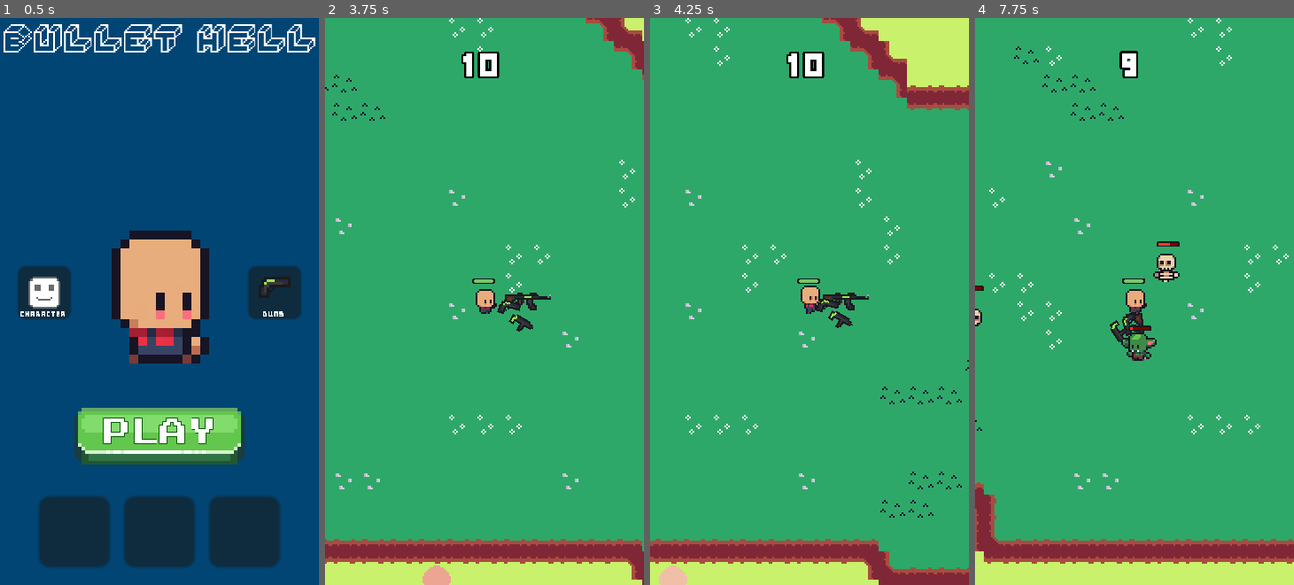
Above: before the commit, frames 1-4 (left to right).
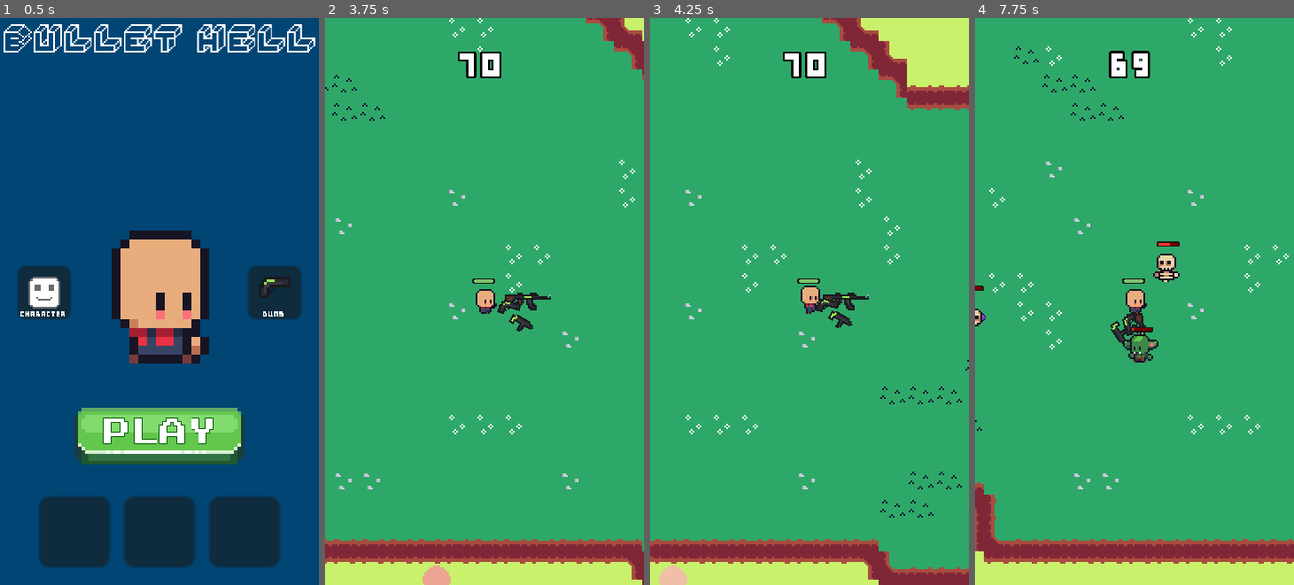
Above: after the commit, the same moments.

Repository: TrojanB/bullet_hell
Game: Godot game, scene res://scenes/menu.tscn
Same seed, same stepped clock (60 frames per second), same inputs: the game is played once before the commit and once after it.
Inputs:
- Up to frame 1 (0.5 s): no input
- Up to frame 2 (3.75 s): click "PLAY" at 0.5 s; click "PLAY" at 1.25 s; hold D (walk_right) 2.03-2.78 s; hold S (walk_down) 2.78-3.53 s; hold D (walk_right) from 3.53 s (still down)
- Up to frame 3 (4.25 s): keep holding D (walk_right)
- Up to frame 4 (7.75 s): release D (walk_right) at 4.28 s; hold W (walk_up) 4.28-5.03 s; hold A (walk_left) 5.03-6.53 s; hold S (walk_down) 6.53-7.28 s; hold D (walk_right) from 7.28 s (still down)

Frame 1 is identical in both runs. In frame 2, 0.3% of the frame differs, in the area x 41-56%, y 5-11%; in frame 3, 0.3%; in frame 4, 1.0%, in the area x 1-58%, y 5-61%.

Commit message:
DIAMONDS

Diff:
--- a/Player/player.gd
+++ b/Player/player.gd
@@ -70,3 +70,6 @@
 	label_animation_finished = true
 	if level.has_method("start_spawning"):
 		level.start_spawning()
+
+func is_player():
+	return true
--- a/Player/player.tscn
+++ b/Player/player.tscn
@@ -188,6 +188,9 @@
 
 [sub_resource type="CircleShape2D" id="CircleShape2D_al2ng"]
 
+[sub_resource type="CircleShape2D" id="CircleShape2D_hr0ur"]
+radius = 13.0384
+
 [sub_resource type="Animation" id="Animation_2da0b"]
 length = 0.001
 tracks/0/type = "value"
@@ -256,7 +259,7 @@
 }
 
 [node name="Player" type="CharacterBody2D"]
-collision_mask = 3
+collision_mask = 7
 motion_mode = 1
 script = ExtResource("1_125yn")
 
@@ -283,6 +286,13 @@
 [node name="CollisionShape2D" type="CollisionShape2D" parent="PlayerHitArea"]
 scale = Vector2(1.3, 1.3)
 shape = SubResource("CircleShape2D_al2ng")
+
+[node name="Pick_up_area" type="Area2D" parent="."]
+collision_layer = 0
+collision_mask = 4
+
+[node name="CollisionShape2D" type="CollisionShape2D" parent="Pick_up_area"]
+shape = SubResource("CircleShape2D_hr0ur")
 
 [node name="Weapons" type="Node2D" parent="."]
 script = ExtResource("4_m51tt")
--- a/enemies/BaseEnemy/enemy.gd
+++ b/enemies/BaseEnemy/enemy.gd
@@ -65,12 +65,7 @@
 func take_damage(attack : Attack):
 	health -= attack.damage
 	if health <= 0:
-		can_move = false
-		velocity = Vector2.ZERO
-		collision_layer = 0
-		collision_mask = 0
-		enemy_sprite.play("dying")
-		enemy_died.emit()
+		die()
 	var knockback_direction = attack.attack_position.direction_to(global_position)
 	var knockback = knockback_direction * attack.knockback_force
 	global_position += knockback
@@ -94,8 +89,16 @@
 	if finished_animation == "attack":
 		enemy_sprite.play("walking")
 
-func _on_enemy_died():
-	print("ENEMY DIED")
-	var level = get_parent()
-	if level:
-		level.update_killcount()
+func die():
+	can_move = false
+	velocity = Vector2.ZERO
+	collision_layer = 0
+	collision_mask = 0
+	enemy_sprite.play("dying")
+	enemy_died.emit()
+	drop_diamonds(global_position)
+
+func drop_diamonds(enemy_position : Vector2):
+	var diamond = Gm.diamond.instantiate()
+	diamond.global_position = enemy_position
+	get_parent().add_child(diamond)
--- a/scenes/Diamonds_scenes/diamond.gd
+++ b/scenes/Diamonds_scenes/diamond.gd
@@ -1,17 +1,27 @@
-extends Area2D
+extends RigidBody2D
 
-@onready var diamond_sprite = $DiamondSprite
-
-var diamonds : Array[Texture] = [
-	preload("res://GameSprites/DIAMONDS/blue_diamond.png"),
-	preload("res://GameSprites/DIAMONDS/pink_diamond.png"),
-	preload("res://GameSprites/DIAMONDS/purple_diamond.png"),
-	preload("res://GameSprites/DIAMONDS/red_diamond.png")
-]
+@onready var diamond_sprite = $Pick_up_area/DiamondSprite
+@onready var impulse_ended = $ImpulseEnded
+@onready var animation_player = $AnimationPlayer
 
 func _ready():
 	apply_texture()
 
+	var force1 = randf_range(-100, 100)  # losowa siła wyrzutu
+	var force2 = randf_range(-100, 100)  # losowa siła wyrzutu
+	apply_central_impulse(Vector2(force1, force2))
+
 func apply_texture():
-	var diamond_texture = diamonds[randf_range(0, diamonds.size()-1)]
+	var diamond_texture = Gm.diamonds_textures[randf_range(0, Gm.diamonds_textures.size())]
 	diamond_sprite.texture = diamond_texture
+
+func _on_impulse_ended_timeout():
+	linear_velocity = Vector2.ZERO
+
+
+func _on_pick_up_area_area_entered(area):
+	print(area)
+
+
+func _on_animation_player_animation_finished(anim_name):
+	animation_player.play("idle")
--- a/scenes/Diamonds_scenes/diamond.tscn
+++ /dev/null
@@ -1,45 +0,0 @@
-[gd_scene load_steps=6 format=3 uid="uid://bfnat4sisitcy"]
-
-[ext_resource type="Texture2D" uid="uid://b0j10wyym4efd" path="res://GameSprites/DIAMONDS/blue_diamond.png" id="1_12un4"]
-[ext_resource type="Script" path="res://scenes/Diamonds_scenes/diamond.gd" id="1_ivwjn"]
-
-[sub_resource type="CircleShape2D" id="CircleShape2D_tjmd8"]
-radius = 14.0
-
-[sub_resource type="Animation" id="Animation_id8lv"]
-resource_name = "idle"
-step = 0.05
-tracks/0/type = "value"
-tracks/0/imported = false
-tracks/0/enabled = true
-tracks/0/path = NodePath("DiamondSprite:position")
-tracks/0/interp = 1
-tracks/0/loop_wrap = true
-tracks/0/keys = {
-"times": PackedFloat32Array(0, 0.2, 0.4, 0.6, 0.75, 0.9, 1),
-"transitions": PackedFloat32Array(1, 1, 1, 1, 1, 1, 1),
-"update": 0,
-"values": [Vector2(0, 0), Vector2(0, -5), Vector2(0, 0), Vector2(0, -3), Vector2(0, 0), Vector2(0, -1.5), Vector2(0, 0)]
-}
-
-[sub_resource type="AnimationLibrary" id="AnimationLibrary_xui6r"]
-_data = {
-"idle": SubResource("Animation_id8lv")
-}
-
-[node name="Area2D" type="Area2D"]
-position = Vector2(30, 50)
-scale = Vector2(0.5, 0.5)
-script = ExtResource("1_ivwjn")
-
-[node name="DiamondSprite" type="Sprite2D" parent="."]
-texture = ExtResource("1_12un4")
-
-[node name="CollisionShape2D" type="CollisionShape2D" parent="."]
-shape = SubResource("CircleShape2D_tjmd8")
-
-[node name="AnimationPlayer" type="AnimationPlayer" parent="."]
-libraries = {
-"": SubResource("AnimationLibrary_xui6r")
-}
-autoplay = "idle"
--- /dev/null
+++ b/scenes/Diamonds_scenes/diamond_body.tscn
@@ -0,0 +1,84 @@
+[gd_scene load_steps=7 format=3 uid="uid://bkte46r3ikofp"]
+
+[ext_resource type="Script" path="res://scenes/Diamonds_scenes/diamond.gd" id="1_5u71n"]
+[ext_resource type="Texture2D" uid="uid://b0j10wyym4efd" path="res://GameSprites/DIAMONDS/blue_diamond.png" id="1_52ycp"]
+
+[sub_resource type="CircleShape2D" id="CircleShape2D_ikxnn"]
+radius = 8.00023
+
+[sub_resource type="Animation" id="Animation_id8lv"]
+resource_name = "idle"
+loop_mode = 2
+step = 0.05
+tracks/0/type = "value"
+tracks/0/imported = false
+tracks/0/enabled = true
+tracks/0/path = NodePath("Pick_up_area/DiamondSprite:position")
+tracks/0/interp = 1
+tracks/0/loop_wrap = true
+tracks/0/keys = {
+"times": PackedFloat32Array(0, 1),
+"transitions": PackedFloat32Array(1, 1),
+"update": 0,
+"values": [Vector2(0, 0), Vector2(0, -5)]
+}
+
+[sub_resource type="Animation" id="Animation_541tm"]
+resource_name = "bouncing"
+length = 0.7
+tracks/0/type = "value"
+tracks/0/imported = false
+tracks/0/enabled = true
+tracks/0/path = NodePath("Pick_up_area/DiamondSprite:position")
+tracks/0/interp = 1
+tracks/0/loop_wrap = true
+tracks/0/keys = {
+"times": PackedFloat32Array(0, 0.2, 0.4, 0.5, 0.7),
+"transitions": PackedFloat32Array(1, 1, 1, 1, 1),
+"update": 0,
+"values": [Vector2(0, 0), Vector2(0, -5), Vector2(0, 0), Vector2(0, -3), Vector2(0, 0)]
+}
+
+[sub_resource type="AnimationLibrary" id="AnimationLibrary_xui6r"]
+_data = {
+"bouncing": SubResource("Animation_541tm"),
+"idle": SubResource("Animation_id8lv")
+}
+
+[node name="Diamond_Body" type="RigidBody2D"]
+position = Vector2(20, 60)
+collision_layer = 4
+collision_mask = 0
+gravity_scale = 0.0
+script = ExtResource("1_5u71n")
+
+[node name="CollisionShape2D" type="CollisionShape2D" parent="."]
+position = Vector2(0, -0.339588)
+scale = Vector2(0.5, 0.5)
+
+[node name="Pick_up_area" type="Area2D" parent="."]
+position = Vector2(0, -0.938942)
+collision_layer = 4
+collision_mask = 4
+
+[node name="DiamondSprite" type="Sprite2D" parent="Pick_up_area"]
+scale = Vector2(0.5, 0.5)
+texture = ExtResource("1_52ycp")
+
+[node name="CollisionShape2D" type="CollisionShape2D" parent="Pick_up_area"]
+shape = SubResource("CircleShape2D_ikxnn")
+
+[node name="AnimationPlayer" type="AnimationPlayer" parent="."]
+libraries = {
+"": SubResource("AnimationLibrary_xui6r")
+}
+autoplay = "bouncing"
+
+[node name="ImpulseEnded" type="Timer" parent="."]
+wait_time = 0.2
+autostart = true
+
+[connection signal="body_entered" from="." to="." method="_on_body_entered"]
+[connection signal="area_entered" from="Pick_up_area" to="." method="_on_pick_up_area_area_entered"]
+[connection signal="animation_finished" from="AnimationPlayer" to="." method="_on_animation_player_animation_finished"]
+[connection signal="timeout" from="ImpulseEnded" to="." method="_on_impulse_ended_timeout"]
--- a/scenes/level_selection.tscn
+++ b/scenes/level_selection.tscn
@@ -102,7 +102,7 @@
 [node name="Level_Slot4" parent="Panel/ScrollContainer/HBoxContainer" instance=ExtResource("1_2j8wu")]
 layout_mode = 2
 mouse_filter = 2
-goal = 10
+goal = 70
 
 [node name="Level_Slot5" parent="Panel/ScrollContainer/HBoxContainer" instance=ExtResource("1_2j8wu")]
 layout_mode = 2
--- a/scripts/GM.gd
+++ b/scripts/GM.gd
@@ -3,3 +3,12 @@
 var last_completed_level : int = 3
 
 enum game_mode {KILL_AMOUNT,SURVIVE_TIME,KILL_AMOUNT_TIME,KILL_BOSS}
+
+var diamonds_textures : Array[Texture] = [
+	preload("res://GameSprites/DIAMONDS/blue_diamond.png"),
+	preload("res://GameSprites/DIAMONDS/pink_diamond.png"),
+	preload("res://GameSprites/DIAMONDS/purple_diamond.png"),
+	preload("res://GameSprites/DIAMONDS/red_diamond.png")
+]
+
+@export var diamond : PackedScene = preload("res://scenes/Diamonds_scenes/diamond_body.tscn")
Not shown: 1 places in Player/player.tscn that only renumber resources
